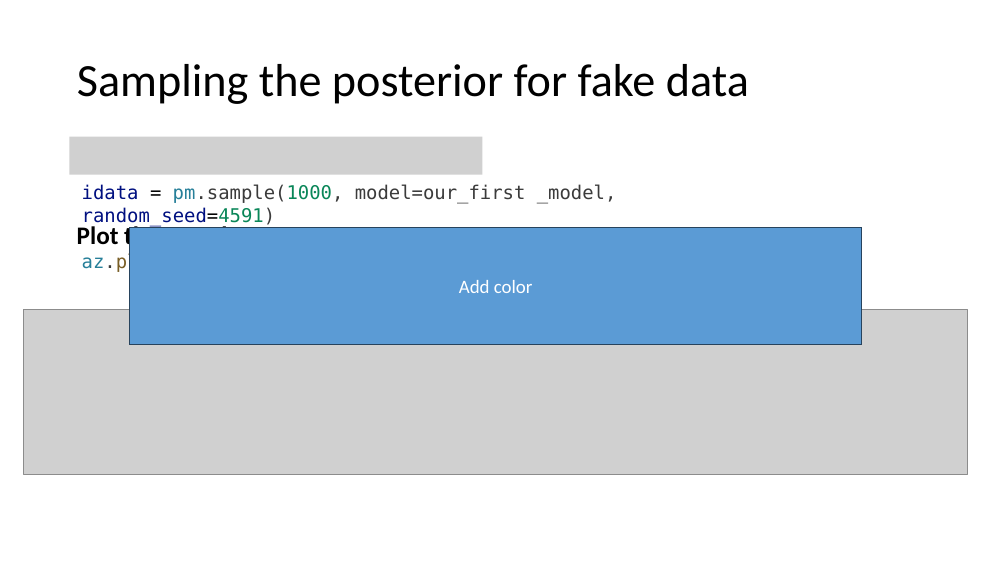
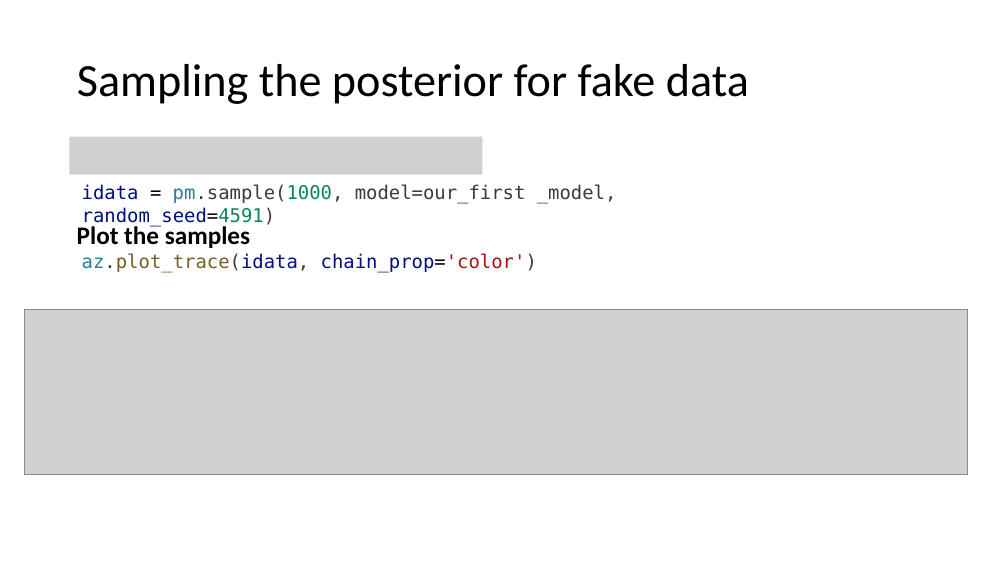
Before and after one commit to opherdonchin/StatisticalComputationAndAnalysis, a slide deck: slide 37 of Lectures/Lecture 3 PyMC and Sampling.pptx. Drawn at 1008x567 pixels with LibreOffice and Linux fonts; fonts in the diff are those of the drawing; grey boxes stand for pictures. Boxes give left, top, right and bottom in pixels: in the first picture for what was removed or moved away, otherwise in the second. Text is boxed around its words. In the diff, an @@ line names an element or a change of style, - is before the commit and + after.

```diff
--- a/Lectures/Lecture 3 PyMC and Sampling.pptx
+++ b/Lectures/Lecture 3 PyMC and Sampling.pptx
@@ rectangle removed at [130,228,862,344] @@
-Add color
@@ text at [82,253,537,273]: text changed; text colour #795E26 to #001080 @@
-az.plot_trace(idata)
+az.plot_trace(idata, chain_prop='color')
```
Also in this commit, not shown: 5 other slides changed, 7 slides added, 5 other files.
